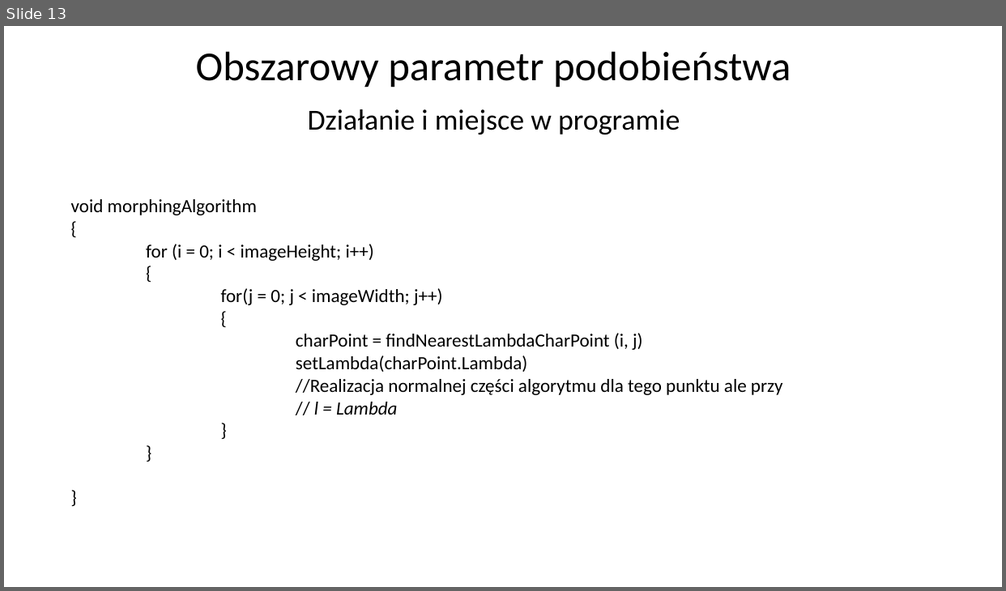
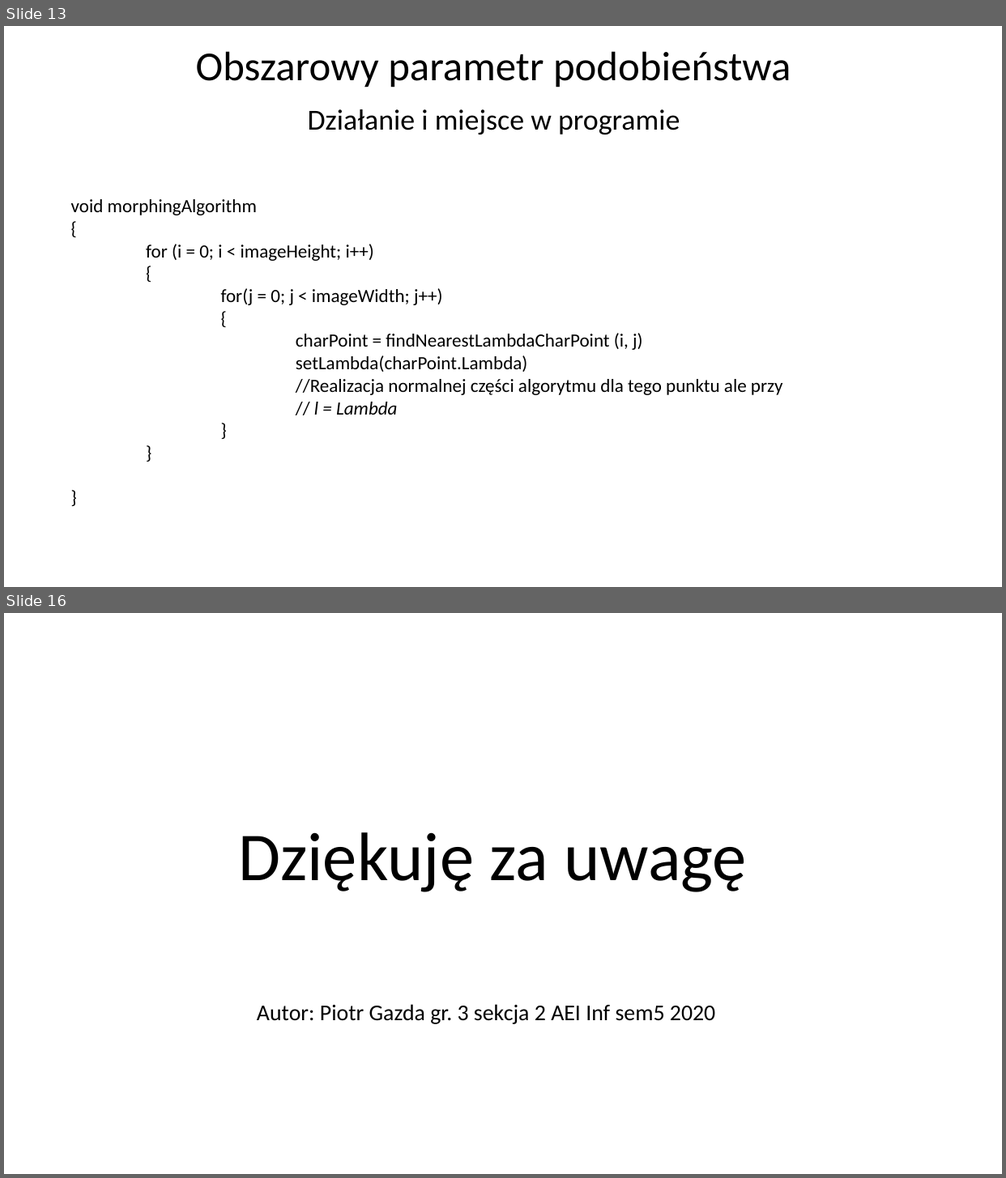
Before and after one commit to Gazda70/Image-Morphing, a slide deck: Morphing obrazów.pptx. Shown one above the other, each under a label of ours: slide 13 before the commit, slides 13 and 16 after it; the slides between them are not shown. The pictures are 1006x591 and 1006x1178 pixels, drawn with LibreOffice and Linux fonts; fonts in the diff are those of the drawing. Boxes give left, top, right and bottom in pixels: in the first picture for what was removed or moved away, otherwise in the second. Text is boxed around its words. In the diff, an @@ line names an element or a change of style, - is before the commit and + after.

```diff
--- a/Morphing obrazów.pptx
+++ b/Morphing obrazów.pptx
@@ slide 16 added at [4,613,1002,1174], background #FFFFFF @@
@@ title added at [238,833,747,892], 66 pt, text #000000 @@
+Dziękuję za uwagę
@@ text added at [257,1004,715,1024], 21.7 pt, text #000000 @@
+Autor: Piotr Gazda gr. 3 sekcja 2 AEI Inf sem5 2020
```
Also in this commit, not shown: 3 slides changed, 2 other slides added, 1 slide removed.
